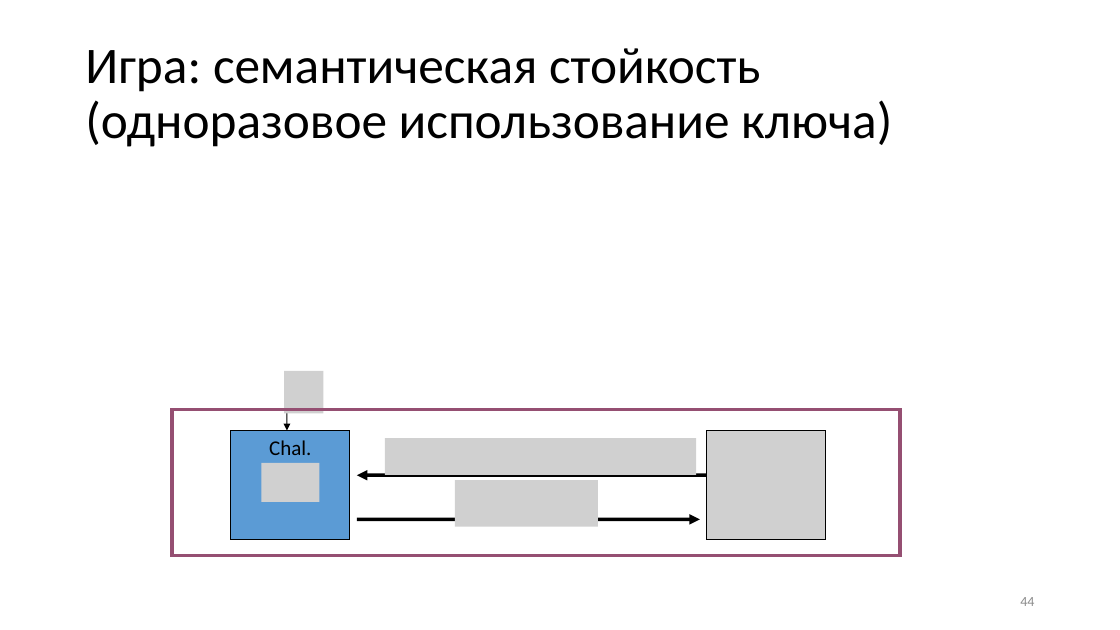
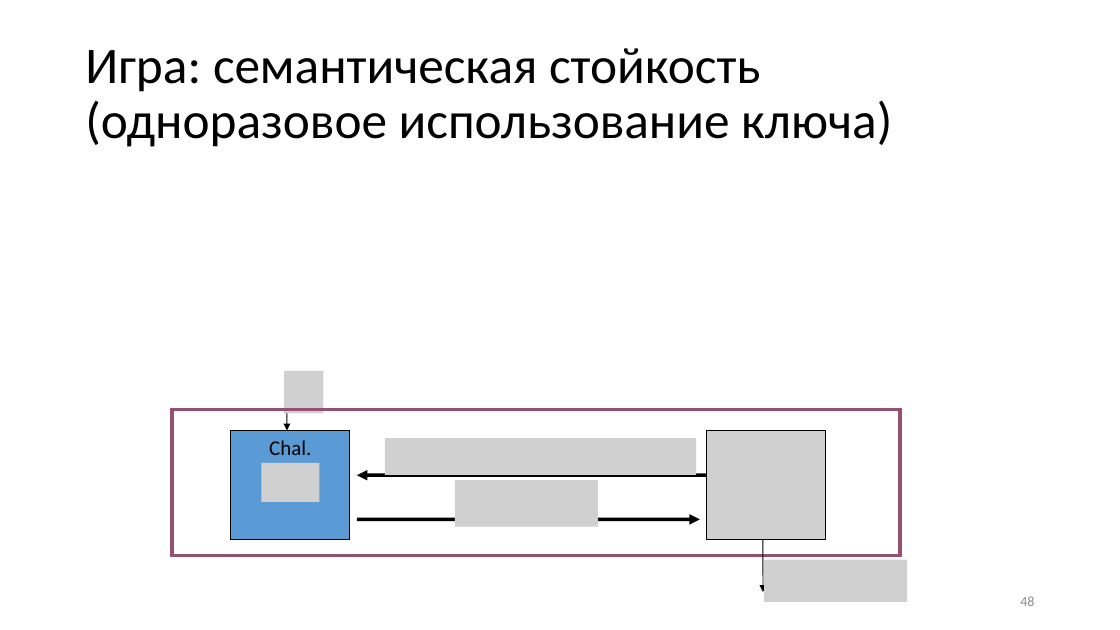
Before and after one commit to CryptoCourse/CryptoLectures, a slide deck: slide 48 of Lectures/Lecture1.pptx (slide 44 before the commit). Drawn at 1120x630 pixels with LibreOffice and Linux fonts; fonts in the diff are those of the drawing; grey boxes stand for pictures. Boxes give left, top, right and bottom in pixels: in the first picture for what was removed or moved away, otherwise in the second. Text is boxed around its words. In the diff, an @@ line names an element or a change of style, - is before the commit and + after.

```diff
--- a/Lectures/Lecture1.pptx
+++ b/Lectures/Lecture1.pptx
@@ arrow added from (763, 539) to (763, 592), #000000 0.75 pt @@
@@ picture added at (765,560,907,602) @@
@@ page number at (1020,596,1034,606): text changed @@
-44
+48
```
Also in this commit, not shown: 5 other slides changed, 4 slides added.
